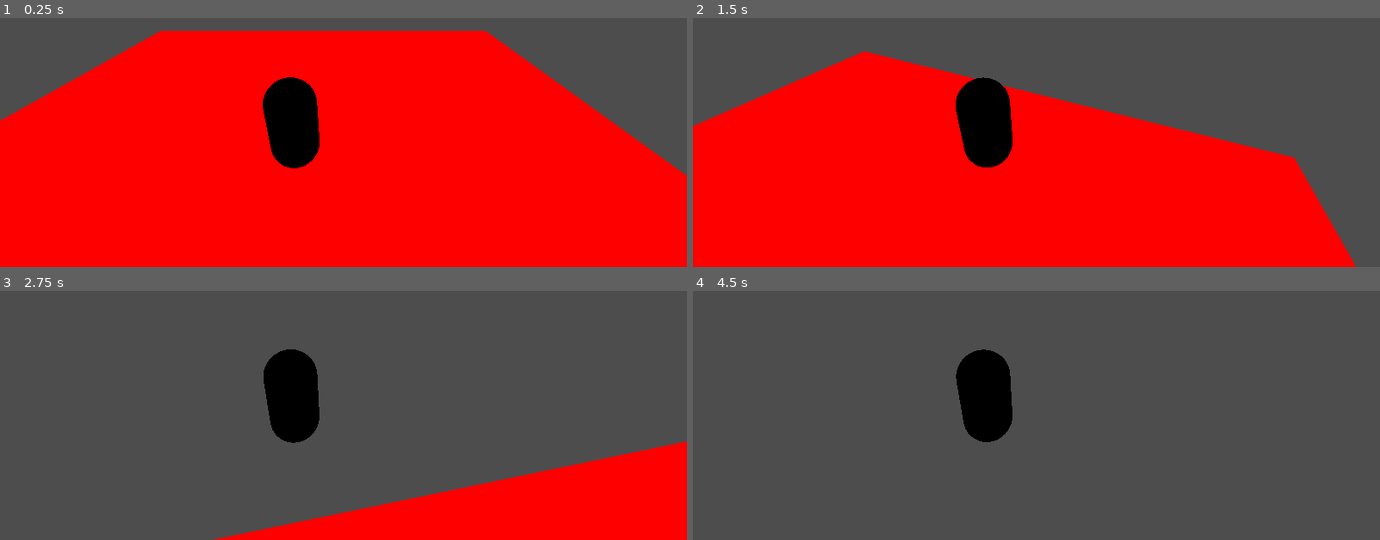
Above: before the commit, frames 1-4 (two rows, left to right).
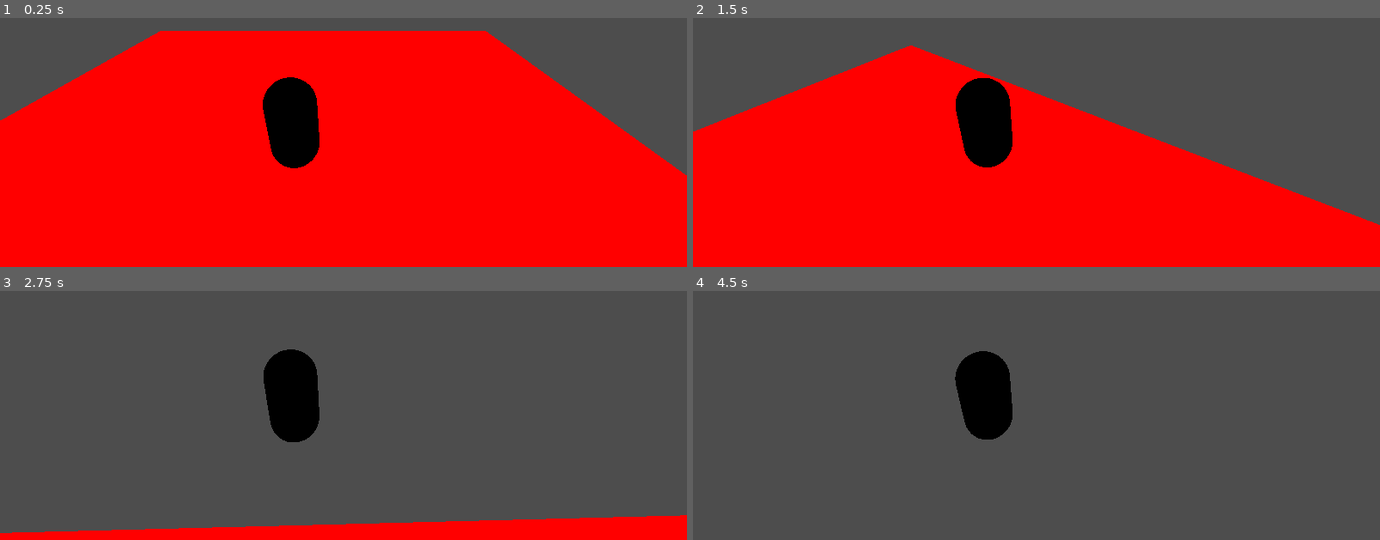
Above: after the commit, the same moments.

Repository: eatablekolas/Raticats
Game: Godot game, scene res://scenes/main.tscn
Two runs of this game, one before a commit and one after it. Both use one fixed random seed, a clock stepped at 60 frames per second and the inputs below. The engine's default icon, where the game draws it, is replaced by a stand-in: a white triangle on a blue panel in a dark square.
Inputs (mouse positions are in pixels of both pictures, inside the frame that each line leads up to):
- Up to frame 1 (0.25 s): no input
- Up to frame 2 (1.5 s): tap Enter at 0.5 s; move the mouse to (1070, 72) at 0.52 s; hold W (move_forward) from 0.53 s (still down); click (1070, 72) at 0.67 s; tap Space (jump) at 0.77 s; move the mouse to (1002, 75) at 1.27 s; click (1002, 75) at 1.42 s
- Up to frame 3 (2.75 s): keep holding W (move_forward); tap Space (jump) at 1.52 s; move the mouse to (357, 340) at 2.02 s; click (357, 340) at 2.17 s
- Up to frame 4 (4.5 s): keep holding W (move_forward); move the mouse to (1029, 353) at 2.77 s; click (1029, 353) at 2.92 s; tap Space (jump) at 3.02, 3.5, 3.77 s; move the mouse to (1084, 350) at 3.52 s; click (1084, 350) at 3.67 s; tap Escape (pause, bound only after the commit) at 4.15 s; tap Enter at 4.25 s; move the mouse to (981, 343) at 4.27 s; click (981, 343) at 4.42 s

The runs differ from the first frame. In frame 1, less than 0.1% of the frame differs, in the area x 40-41%, y 25-26%; in frame 2, 5.8%; in frame 3, 10%, in the area x 0-100%, y 23-100%; in frame 4, 0.1%.

Commit message:
Added a simple pause function
Doesn't really pause the game, but it allows you to get the cursor out of the game window.

Diff:
--- a/project.godot
+++ b/project.godot
@@ -17,6 +17,8 @@
 
 [display]
 
+window/size/viewport_width=1280
+window/size/viewport_height=720
 window/stretch/mode="canvas_items"
 
 [file_customization]
@@ -55,6 +57,11 @@
 "events": [Object(InputEventKey,"resource_local_to_scene":false,"resource_name":"","device":-1,"window_id":0,"alt_pressed":false,"shift_pressed":false,"ctrl_pressed":false,"meta_pressed":false,"pressed":false,"keycode":0,"physical_keycode":83,"key_label":0,"unicode":115,"echo":false,"script":null)
 ]
 }
+pause={
+"deadzone": 0.5,
+"events": [Object(InputEventKey,"resource_local_to_scene":false,"resource_name":"","device":-1,"window_id":0,"alt_pressed":false,"shift_pressed":false,"ctrl_pressed":false,"meta_pressed":false,"pressed":false,"keycode":0,"physical_keycode":4194305,"key_label":0,"unicode":0,"echo":false,"script":null)
+]
+}
 
 [layer_names]
 
--- a/scenes/main.tscn
+++ b/scenes/main.tscn
@@ -1,6 +1,7 @@
-[gd_scene load_steps=6 format=3 uid="uid://bpogdemkdgtug"]
+[gd_scene load_steps=7 format=3 uid="uid://bpogdemkdgtug"]
 
 [ext_resource type="PackedScene" uid="uid://df0xqxcqv0rld" path="res://scenes/player.tscn" id="1_ffk2f"]
+[ext_resource type="Script" path="res://scripts/main.gd" id="1_qx230"]
 [ext_resource type="PackedScene" uid="uid://dtofj7g73urmo" path="res://scenes/ground.tscn" id="3_at54k"]
 [ext_resource type="Shader" uid="uid://camjyvxeib5vi" path="res://pixelation.tres" id="3_f0qx8"]
 [ext_resource type="Texture2D" uid="uid://dhx2b1uqbyruu" path="res://icon.svg" id="4_0euw1"]
@@ -10,6 +11,7 @@
 shader_parameter/Pixelisation = 512.0
 
 [node name="Main" type="Node3D"]
+script = ExtResource("1_qx230")
 
 [node name="Player" parent="." instance=ExtResource("1_ffk2f")]
 transform = Transform3D(1, 0, 0, 0, 1, 0, 0, 0, 1, 0, 1, 0)
--- a/scenes/player.gd
+++ /dev/null
@@ -1,7 +0,0 @@
-extends Node3D
-
-@export var character: CharacterBody3D
-
-func cam_rotate(euler_rotation: Vector3) -> void:
-	euler_rotation.x = 0
-	character.basis = Basis.from_euler(euler_rotation)
--- a/scripts/camera.gd
+++ b/scripts/camera.gd
@@ -20,9 +20,12 @@
 	cam.position.z = default_distance
 	spring_arm.spring_length = default_distance
 
-	Input.mouse_mode = Input.MOUSE_MODE_CAPTURED
+	#Input.mouse_mode = Input.MOUSE_MODE_CAPTURED
 
 func _process(delta) -> void:
+	if Input.mouse_mode != Input.MOUSE_MODE_CAPTURED:
+		return
+
 	var mouse_input = Input.get_last_mouse_velocity() * delta * mouse_sensitivity
 	var euler_rotation = global_transform.basis.get_euler()
 
--- /dev/null
+++ b/scripts/main.gd
@@ -0,0 +1,14 @@
+extends Node3D
+
+
+# Called when the node enters the scene tree for the first time.
+func _ready():
+	pass # Replace with function body.
+
+
+# Called every frame. 'delta' is the elapsed time since the previous frame.
+func _process(delta):
+	if Input.is_action_just_pressed("pause"):
+		Input.mouse_mode = Input.MOUSE_MODE_VISIBLE
+	elif Input.is_mouse_button_pressed(MOUSE_BUTTON_LEFT):
+		Input.mouse_mode = Input.MOUSE_MODE_CAPTURED
